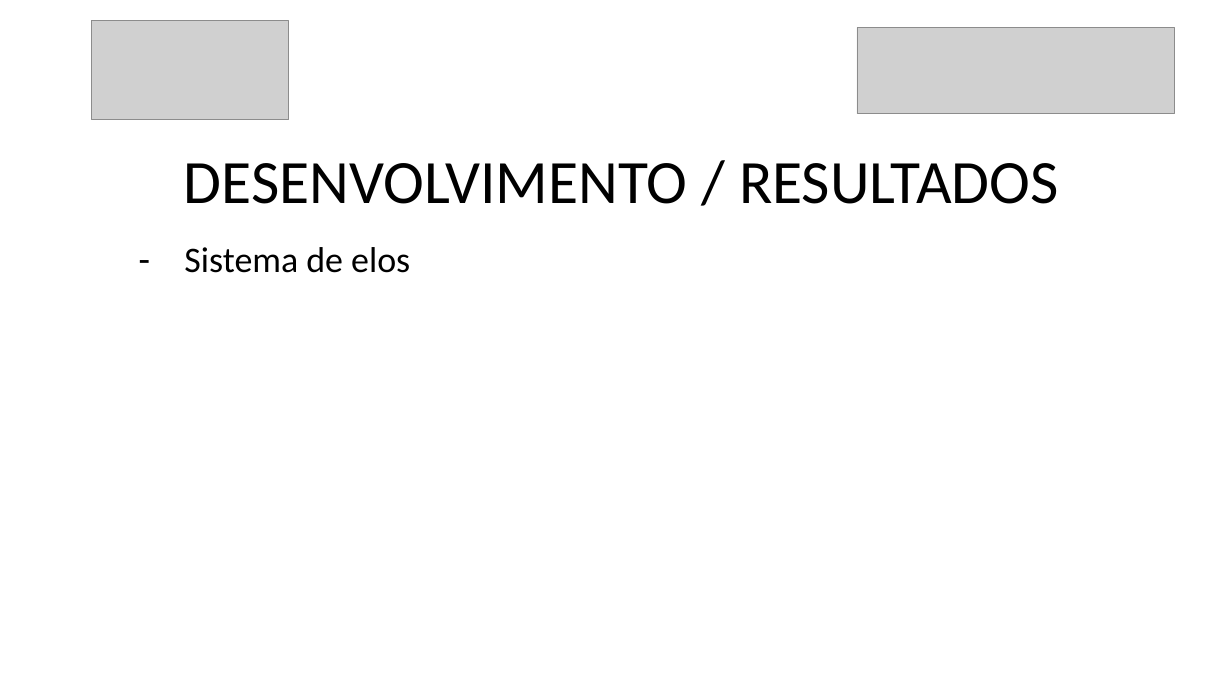
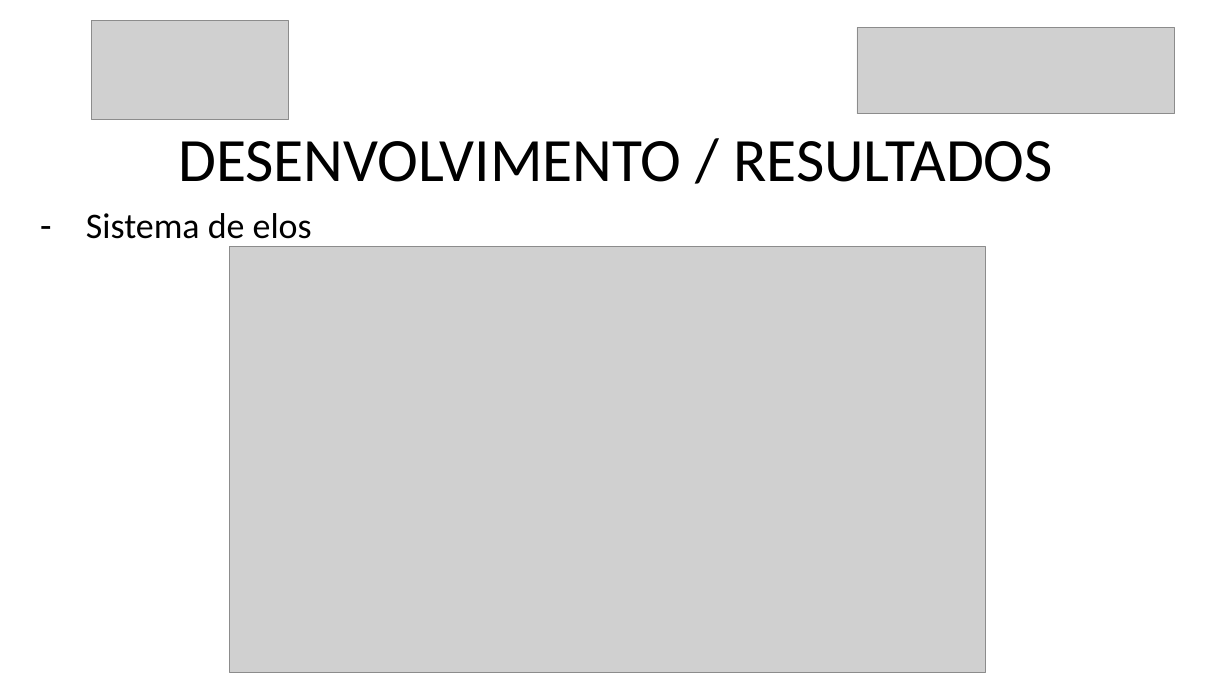
Before and after one commit to danilovaz7/curso-tecnico, a slide deck: slide 13 of liceu/3semestre/projeto integrador/tcc slide.pptx. Drawn at 1232x693 pixels with LibreOffice and Linux fonts; fonts in the diff are those of the drawing; grey boxes stand for pictures. Boxes give left, top, right and bottom in pixels: in the first picture for what was removed or moved away, otherwise in the second. Text is boxed around its words. In the diff, an @@ line names an element or a change of style, - is before the commit and + after.

```diff
--- a/liceu/3semestre/projeto integrador/tcc slide.pptx
+++ b/liceu/3semestre/projeto integrador/tcc slide.pptx
@@ title "DESENVOLVIMENTO / RESULTADOS": place and size @@
-title "DESENVOLVIMENTO / RESULTADOS" at [184, 163, 1059, 204]
+title "DESENVOLVIMENTO / RESULTADOS" at [178, 141, 1053, 182]
@@ subtitle "Sistema de elos" rewrapped from [184, 247, 410, 273] to [86, 213, 312, 247] @@
@@ picture added at [229, 247, 985, 672] @@
```
Also in this commit, not shown: 10 other slides changed, 1 slide added, 1 other file.
